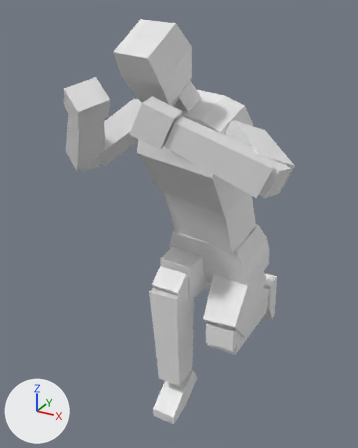
The FBX model cubeman-source-code/Assets/Models/Characters/Neutral/Civilians/model-character-neutral-scenario-civilian-animation.fbx as it was, and as the next commit left it.
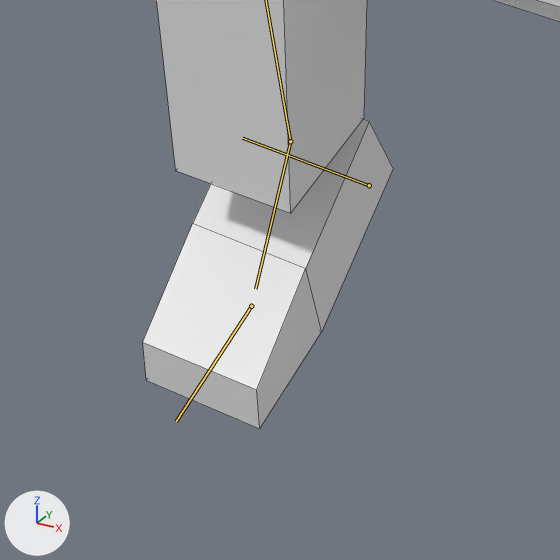
Old and new are each drawn whole from a 50 mm lens placed at (0.937, -2.121, 2.046), pointed at (-0.146, -0.153, 1.062) and again close up on the part from 36% to 63% of the width and 78% to 100% of the height. Arrows for +X, +Y and +Z are at lower left; the lights stay in place. Both versions are drawn at frame 8 of the action 'game_rig|Civilian Animations'; the numbers are the values there. The bones that bend it are drawn over the model as lines in the close-ups. The close-ups show mesh edges as thin lines.

Names of what the first close-up shows: 'character_male_mesh'.
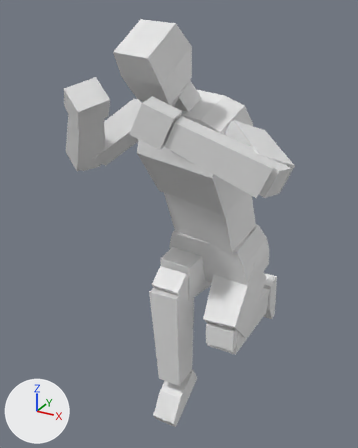
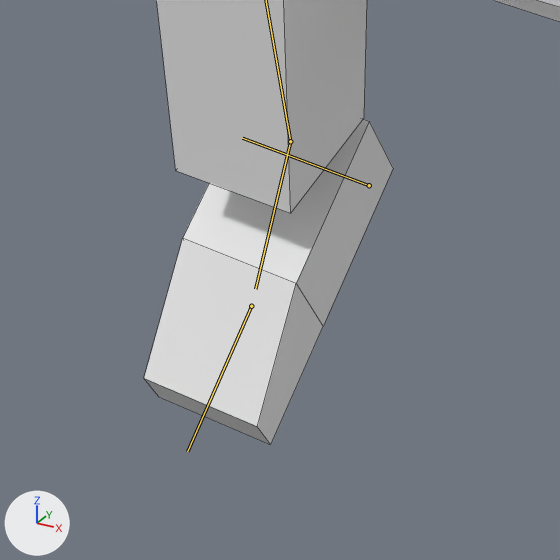
The change in detail:
Bone 'toe.R' (bone_toe_r) turns from (24, 0, 0) to (0, 0, 0) degrees about its own x, y and z.

Boxes [x1, y1, x2, y2] around the edits, measured in the close-ups (560 x 560 px):
'character_male_mesh', posed
    before: [143, 0, 560, 429]
    after: [144, 0, 560, 445]
bone 'toe.R', root to tip
    before: (251, 306) to (176, 421)
    after: (251, 306) to (187, 451)
